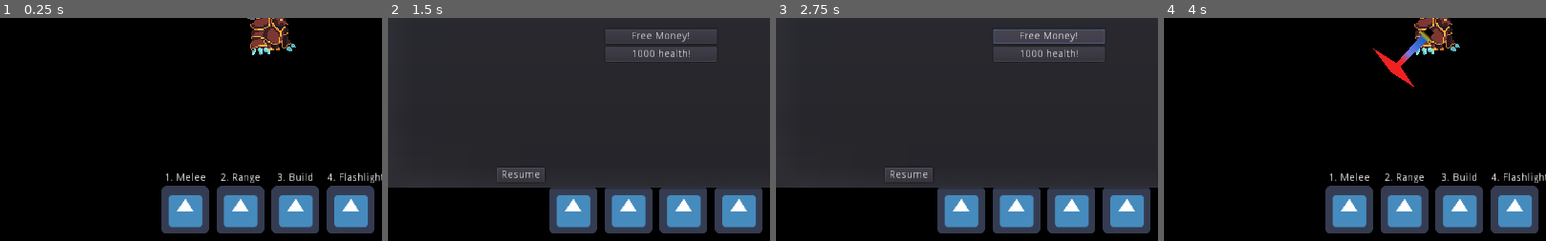
Above: before the commit, frames 1-4 (left to right).
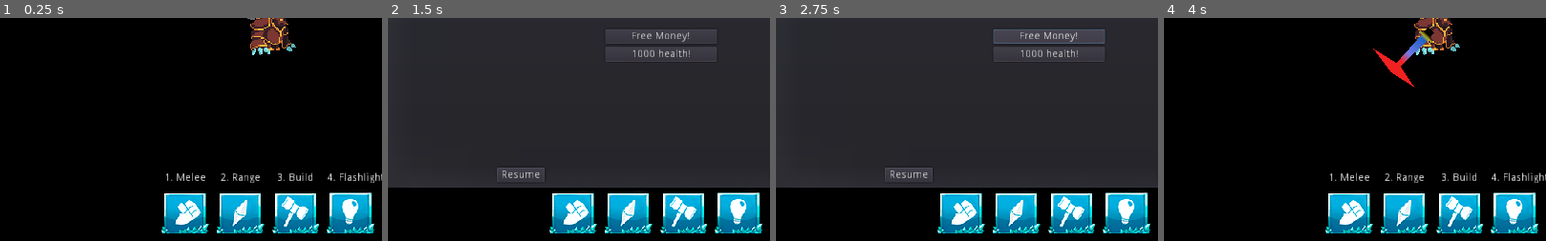
Above: after the commit, the same moments.

Repository: smclaughlan/GWJ52
Game: Godot game, scene res://Scenes/Player/PlayerAvatar.tscn
Same seed, same stepped clock (60 frames per second), same inputs: the game is played once before the commit and once after it. This scene is started directly instead of the project's main scene. The engine's default icon, where the game draws it, is replaced by a stand-in: a white triangle on a blue panel in a dark square.
Inputs (mouse positions are % of the whole screen's width and height, from its top left):
- Up to frame 1 (0.25 s): no input
- Up to frame 2 (1.5 s): click (38, 92) at 0.52 s; click "Pause" at 1.25 s
- Up to frame 3 (2.75 s): click "Free Money!" at 2 s
- Up to frame 4 (4 s): click "1000 health!" at 2.75 s; click "Resume" at 3.5 s
The pictures show only the part of the screen within x 14-64%, y 49-99%; the shares and areas given below are measured in that part.

The runs differ from the first frame. In frame 1, 10% of the frame differs, in the area x 42-98%, y 75-97%; in frame 2, 9.9%; in frame 3, 9.9%; in frame 4, 10%.
Error in both runs: Invalid call. Nonexistent function 'update_amount' in base 'Nil'. (res://Scenes/Menus/PauseMenuPopupDialog.gd:28)

Commit message:
updated button bar

Diff:
--- a/GodotProject/Scenes/GUI/HUD.tscn
+++ b/GodotProject/Scenes/GUI/HUD.tscn
@@ -1,12 +1,23 @@
-[gd_scene load_steps=16 format=2]
-
-[ext_resource path="res://icon.png" type="Texture" id=1]
+[gd_scene load_steps=27 format=2]
+
+[ext_resource path="res://Scenes/GUI/buttons/build_Default.png" type="Texture" id=1]
 [ext_resource path="res://Scenes/GUI/HUD.gd" type="Script" id=2]
 [ext_resource path="res://Scenes/GUI/Diablo_Style_Health_Fill.png" type="Texture" id=3]
 [ext_resource path="res://Scenes/Menus/PauseMenuPopupDialog.tscn" type="PackedScene" id=4]
 [ext_resource path="res://Scenes/GUI/Diablo_Style_Health_Under.png" type="Texture" id=5]
 [ext_resource path="res://Scenes/GUI/Diablo_Style_Mana_Fill.png" type="Texture" id=6]
 [ext_resource path="res://Scenes/GUI/Diablo_Style_Mana_Under.png" type="Texture" id=7]
+[ext_resource path="res://Scenes/GUI/buttons/Melee_Hover.png" type="Texture" id=8]
+[ext_resource path="res://Scenes/GUI/buttons/Range_hover.png" type="Texture" id=9]
+[ext_resource path="res://Scenes/GUI/buttons/Light_Default.png" type="Texture" id=10]
+[ext_resource path="res://Scenes/GUI/buttons/Melee_Default.png" type="Texture" id=11]
+[ext_resource path="res://Scenes/GUI/buttons/Light_click.png" type="Texture" id=12]
+[ext_resource path="res://Scenes/GUI/buttons/Range_click.png" type="Texture" id=13]
+[ext_resource path="res://Scenes/GUI/buttons/Light_hover.png" type="Texture" id=14]
+[ext_resource path="res://Scenes/GUI/buttons/Range_Default.png" type="Texture" id=15]
+[ext_resource path="res://Scenes/GUI/buttons/Melee_Click.png" type="Texture" id=16]
+[ext_resource path="res://Scenes/GUI/buttons/Build_Click.png" type="Texture" id=17]
+[ext_resource path="res://Scenes/GUI/buttons/Build_hover.png" type="Texture" id=18]
 
 [sub_resource type="InputEventKey" id=1]
 scancode = 49
@@ -108,9 +119,9 @@
 margin_right = 64.0
 margin_bottom = 82.0
 shortcut = SubResource( 2 )
-texture_normal = ExtResource( 1 )
-texture_pressed = ExtResource( 1 )
-texture_hover = ExtResource( 1 )
+texture_normal = ExtResource( 11 )
+texture_pressed = ExtResource( 16 )
+texture_hover = ExtResource( 8 )
 
 [node name="Range" type="VBoxContainer" parent="Footer/HBoxContainer/GridContainer"]
 margin_left = 74.0
@@ -130,9 +141,9 @@
 margin_right = 64.0
 margin_bottom = 82.0
 shortcut = SubResource( 4 )
-texture_normal = ExtResource( 1 )
-texture_pressed = ExtResource( 1 )
-texture_hover = ExtResource( 1 )
+texture_normal = ExtResource( 15 )
+texture_pressed = ExtResource( 13 )
+texture_hover = ExtResource( 9 )
 
 [node name="Build" type="VBoxContainer" parent="Footer/HBoxContainer/GridContainer"]
 margin_left = 148.0
@@ -153,8 +164,8 @@
 margin_bottom = 82.0
 shortcut = SubResource( 6 )
 texture_normal = ExtResource( 1 )
-texture_pressed = ExtResource( 1 )
-texture_hover = ExtResource( 1 )
+texture_pressed = ExtResource( 17 )
+texture_hover = ExtResource( 18 )
 
 [node name="Flashlight" type="VBoxContainer" parent="Footer/HBoxContainer/GridContainer"]
 margin_left = 222.0
@@ -174,9 +185,9 @@
 margin_right = 77.0
 margin_bottom = 82.0
 shortcut = SubResource( 8 )
-texture_normal = ExtResource( 1 )
-texture_pressed = ExtResource( 1 )
-texture_hover = ExtResource( 1 )
+texture_normal = ExtResource( 10 )
+texture_pressed = ExtResource( 12 )
+texture_hover = ExtResource( 14 )
 
 [node name="Health" type="TextureProgress" parent="Footer/HBoxContainer"]
 margin_left = 956.0
Binary file added: GodotProject/Scenes/GUI/buttons/Build_Click.png
Not shown, added: GodotProject/Scenes/GUI/buttons/Build_Click.png.import
Binary file added: GodotProject/Scenes/GUI/buttons/Build_hover.png
Not shown, added: GodotProject/Scenes/GUI/buttons/Build_hover.png.import
Binary file added: GodotProject/Scenes/GUI/buttons/Light_Default.png
Not shown, added: GodotProject/Scenes/GUI/buttons/Light_Default.png.import
Binary file added: GodotProject/Scenes/GUI/buttons/Light_click.png
Not shown, added: GodotProject/Scenes/GUI/buttons/Light_click.png.import
Binary file added: GodotProject/Scenes/GUI/buttons/Light_hover.png
Not shown, added: GodotProject/Scenes/GUI/buttons/Light_hover.png.import
Binary file added: GodotProject/Scenes/GUI/buttons/Melee_Click.png
Not shown, added: GodotProject/Scenes/GUI/buttons/Melee_Click.png.import
(and 41 more such lines)
